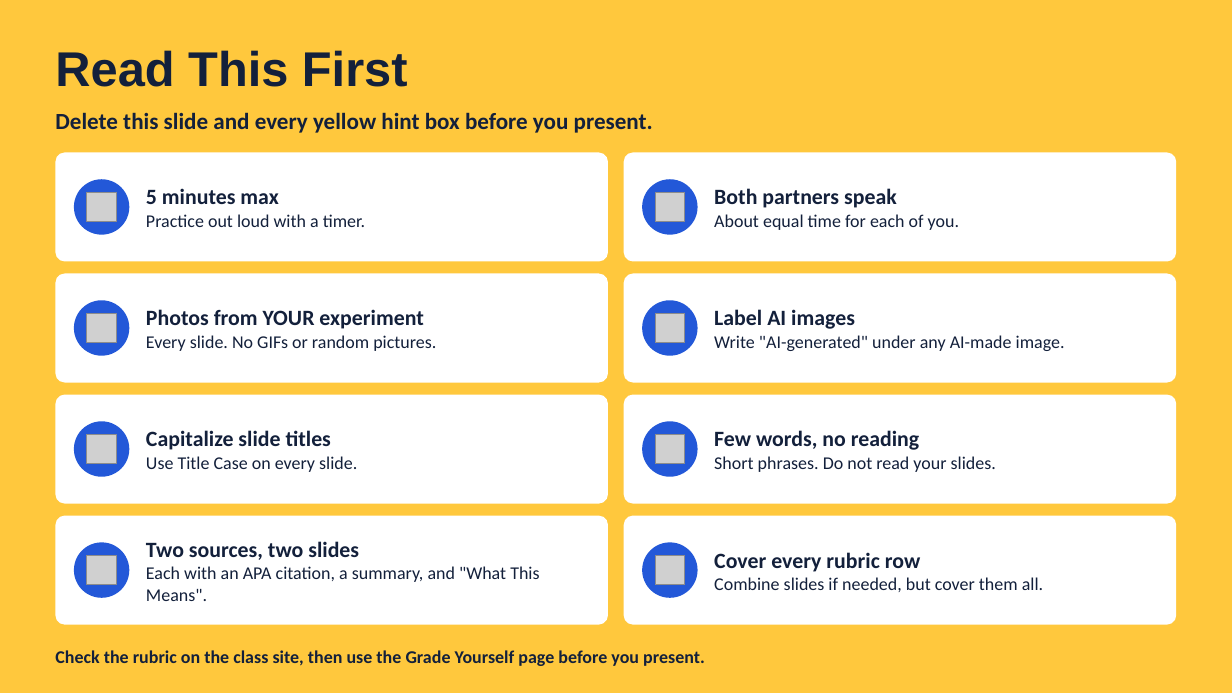
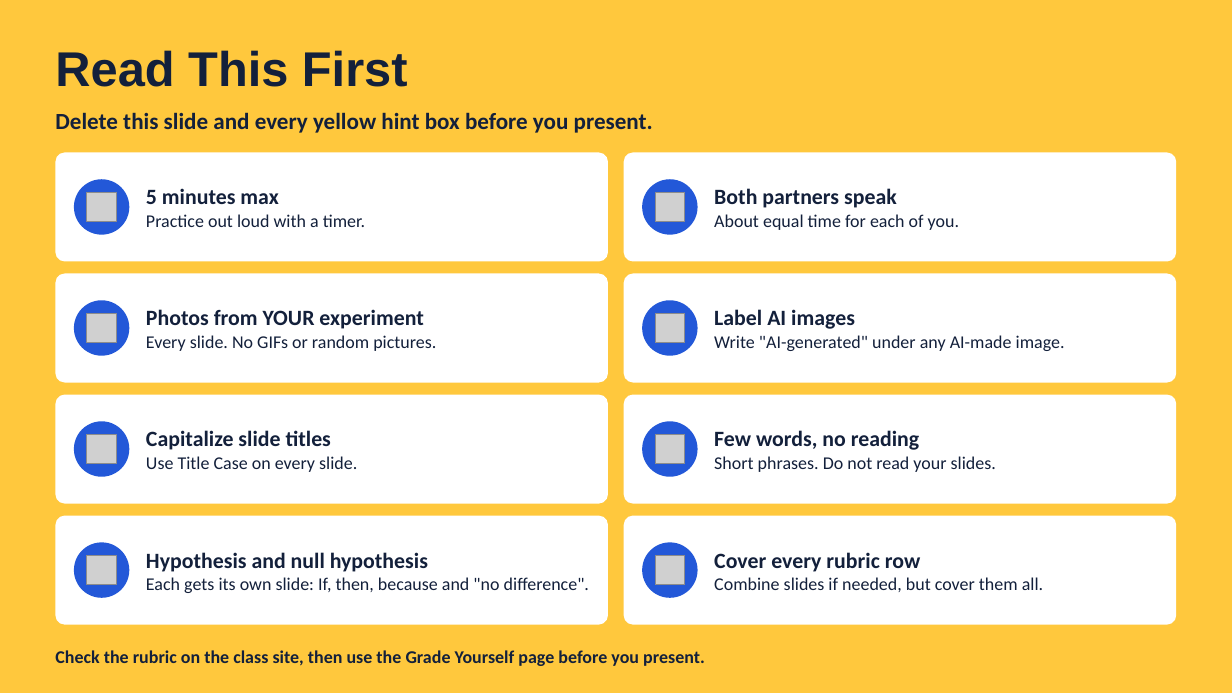
Before and after one commit to rward-prog/tri-1-7thgrade-project, a slide deck: slide 1 of files/Materials_Methods_Slides_Template.pptx. Drawn at 1232x693 pixels with LibreOffice and Linux fonts; fonts in the diff are those of the drawing; grey boxes stand for pictures. Boxes give left, top, right and bottom in pixels: in the first picture for what was removed or moved away, otherwise in the second. Text is boxed around its words. In the diff, an @@ line names an element or a change of style, - is before the commit and + after.

```diff
--- a/files/Materials_Methods_Slides_Template.pptx
+++ b/files/Materials_Methods_Slides_Template.pptx
@@ text at (x1=146, y1=552, x2=589, y2=593): text changed @@
-Two sources, two slides
-Each with an APA citation, a summary, and "What This Means".
+Hypothesis and null hypothesis
+Each gets its own slide: If, then, because and "no difference".
```
Also in this commit, not shown: 4 other slides changed, 2 slides added, 2 slides removed, 27 other files.
